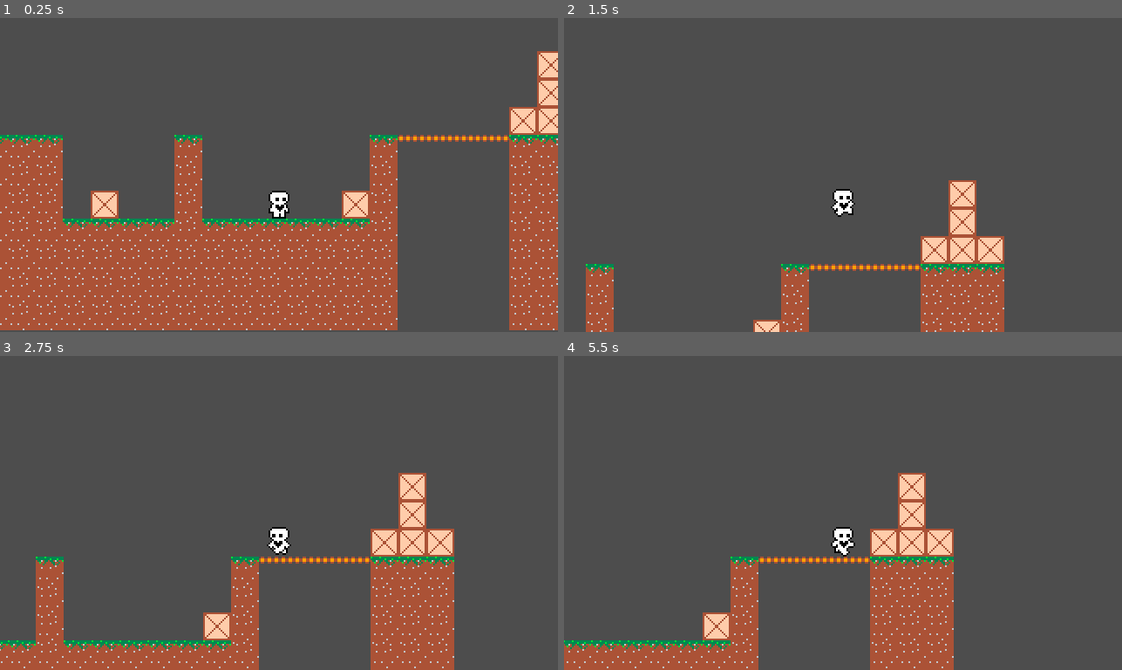
Above: before the commit, frames 1-4 (two rows, left to right).
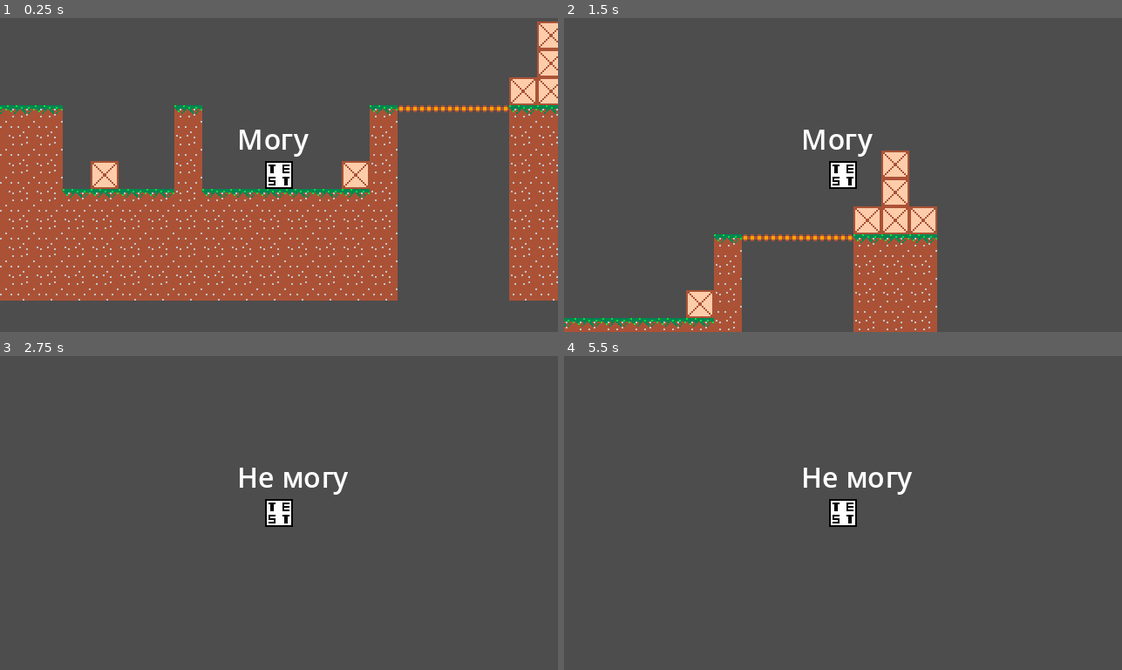
Above: after the commit, the same moments.

Repository: EVETuesday/FirstGameProject
Game: Godot game, scene res://TEST/TestScene.tscn
The game is run twice, just before and just after one commit, with the same random seed, the same clock (stepped at 60 frames per second) and the same inputs.
Inputs:
- Up to frame 1 (0.25 s): no input
- Up to frame 2 (1.5 s): tap Enter at 0.5 s; hold D (CharacterRight, bound only before the commit) from 0.53 s (still down); tap Space (CharacterJump, bound only before the commit) at 0.6, 0.77, 1.07, 1.35 s
- Up to frame 3 (2.75 s): tap Space (CharacterJump, bound only before the commit) at 1.52, 1.82, 2.1 s; release D (CharacterRight, bound only before the commit) at 2.03 s; hold A (CharacterLeft, bound only before the commit) from 2.03 s (still down)
- Up to frame 4 (5.5 s): release A (CharacterLeft, bound only before the commit) at 2.78 s; hold D (CharacterRight, bound only before the commit) 2.78-4.28 s; tap Space (CharacterJump, bound only before the commit) at 2.85, 3.02, 3.32, 3.6, 3.77, 4.07, 4.35, 4.52, 4.82, 5, 5.1 s; hold A (CharacterLeft, bound only before the commit) 4.28-5.03 s; hold D (CharacterRight, bound only before the commit) from 5.03 s (still down)

The runs differ from the first frame. In frame 1, 22% of the frame differs, in the area x 0-100%, y 1-100%; in frame 2, 17%; in frame 3, 17%; in frame 4, 14%.

Commit message:
Laptop transfer
-Почти ничего

Diff:
--- /dev/null
+++ b/ProjectFolder/Scenes/Player/Player.tscn
@@ -0,0 +1,45 @@
+[gd_scene load_steps=6 format=3 uid="uid://csoq6lx6n87lu"]
+
+[ext_resource type="Texture2D" uid="uid://dj8pne0lwm83a" path="res://TEST/TEST.png" id="1_5n7c7"]
+[ext_resource type="Script" path="res://Scripts/PlayerCharacterBody.gd" id="1_ws66q"]
+
+[sub_resource type="RectangleShape2D" id="RectangleShape2D_nxt6d"]
+size = Vector2(16, 16)
+
+[sub_resource type="AtlasTexture" id="AtlasTexture_0olvg"]
+atlas = ExtResource("1_5n7c7")
+region = Rect2(0, 0, 16, 16)
+
+[sub_resource type="SpriteFrames" id="SpriteFrames_w3qsr"]
+animations = [{
+"frames": [{
+"duration": 1.0,
+"texture": SubResource("AtlasTexture_0olvg")
+}],
+"loop": true,
+"name": &"default",
+"speed": 5.0
+}]
+
+[node name="Player" type="CharacterBody2D"]
+floor_snap_length = 3.0
+script = ExtResource("1_ws66q")
+
+[node name="CollisionShape2D" type="CollisionShape2D" parent="."]
+shape = SubResource("RectangleShape2D_nxt6d")
+
+[node name="AnimatedSprite2D" type="AnimatedSprite2D" parent="."]
+sprite_frames = SubResource("SpriteFrames_w3qsr")
+
+[node name="Camera2D" type="Camera2D" parent="."]
+
+[node name="CoyoteJumpTimer" type="Timer" parent="."]
+wait_time = 0.15
+one_shot = true
+
+[node name="Label" type="Label" parent="."]
+offset_left = -24.0
+offset_top = -32.0
+offset_right = 16.0
+offset_bottom = -9.0
+text = "ТЕСТ"
--- /dev/null
+++ b/ProjectFolder/Scripts/PlayerCharacterBody.gd
@@ -0,0 +1,68 @@
+extends CharacterBody2D
+
+var gravity = ProjectSettings.get_setting("physics/2d/default_gravity")
+
+@export var speed = 150.0
+@export var jump_velocity = -250.0
+@export var acceleration = 1200.0
+@export var coyote_jump_delay = 0.15
+@onready var coyote_jump_timer = $CoyoteJumpTimer
+@onready var label = $Label
+var is_able_to_double_jump = true
+
+#Ф-я при запуске
+func _ready():
+	coyote_jump_timer.wait_time = coyote_jump_delay
+
+
+#Ф-ии персонажа
+#Ф-я гравитации
+func apply_gravity(delta):
+		if not is_on_floor():
+			velocity.y += gravity * delta
+
+#Ф-я движения
+func process_movement(delta):
+	var input_axis = Input.get_axis("PlayerLeft", "PlayerRight")
+	if input_axis:
+		apply_acceleration(delta, input_axis)
+	else:
+		apply_friction(delta)
+
+#Ф-я ускорения
+func apply_acceleration(delta, direction):
+	velocity.x = move_toward(velocity.x, speed * direction, acceleration * delta)
+
+#Ф-я остановки
+func apply_friction(delta):
+	velocity.x = move_toward(velocity.x, 0, acceleration * delta)
+
+#Ф-я прыжка
+func handle_jump():
+	if Input.is_action_just_pressed("PlayerJump"):
+		if is_on_floor() or coyote_jump_timer.time_left > 0.0:
+			velocity.y = jump_velocity
+		if is_able_to_double_jump and not (is_on_floor() or coyote_jump_timer.time_left > 0.0):
+			velocity.y = jump_velocity
+			is_able_to_double_jump = false
+
+#Ф-я восстановления двойного прыжка
+func restore_double_jump():
+	if is_on_floor_only():
+		is_able_to_double_jump = true
+#Ф-я физики
+func _physics_process(delta):
+	apply_gravity(delta)
+	process_movement(delta)
+	restore_double_jump()
+	handle_jump()
+	var was_on_floor = is_on_floor()
+	move_and_slide()
+	var just_left_edge = was_on_floor and not is_on_floor() and velocity.y >= 0
+	if just_left_edge:
+		coyote_jump_timer.start()
+
+	if is_able_to_double_jump:
+		label.text = "Могу"
+	else:
+		label.text = "Не могу"
--- a/ProjectFolder/TEST/TestScene.tscn
+++ b/ProjectFolder/TEST/TestScene.tscn
@@ -1,14 +1,13 @@
 [gd_scene load_steps=3 format=3 uid="uid://uay5kwnydipn"]
 
-[ext_resource type="PackedScene" uid="uid://bt3grhu142t88" path="res://TEST/characterTest.tscn" id="1_2dgma"]
 [ext_resource type="PackedScene" uid="uid://bqaxapsw1wht3" path="res://TEST/TilemapTEST.tscn" id="2_4usxt"]
+[ext_resource type="PackedScene" uid="uid://csoq6lx6n87lu" path="res://Scenes/Player/Player.tscn" id="2_w0qdr"]
 
 [node name="World" type="Node2D"]
-
-[node name="CharacterBody2D" parent="." instance=ExtResource("1_2dgma")]
-position = Vector2(412, 12)
-floor_snap_length = 3.0
 
 [node name="TileMap" parent="." instance=ExtResource("2_4usxt")]
 layer_0/tile_data = PackedInt32Array(65535, 0, 1, 0, 0, 1, 131071, 65536, 1, 65536, 65536, 1, 1, 0, 1, 2, 65536, 1, -65 …(4863 unchanged characters)…
 layer_1/tile_data = PackedInt32Array(-196598, 131072, 0, -131062, 65536, 1, -196597, 0, 1, 65528, 131072, 0, -7, 131072 …(1252 unchanged characters)…
+
+[node name="Player" parent="." instance=ExtResource("2_w0qdr")]
+position = Vector2(412, 8)
--- a/ProjectFolder/project.godot
+++ b/ProjectFolder/project.godot
@@ -43,17 +43,17 @@
 , Object(InputEventJoypadMotion,"resource_local_to_scene":false,"resource_name":"","device":0,"axis":0,"axis_value":1.0,"script":null)
 ]
 }
-CharacterRight={
+PlayerRight={
 "deadzone": 0.5,
 "events": [Object(InputEventKey,"resource_local_to_scene":false,"resource_name":"","device":-1,"window_id":0,"alt_pressed":false,"shift_pressed":false,"ctrl_pressed":false,"meta_pressed":false,"pressed":false,"keycode":0,"physical_keycode":68,"key_label":0,"unicode":100,"echo":false,"script":null)
 ]
 }
-CharacterLeft={
+PlayerLeft={
 "deadzone": 0.5,
 "events": [Object(InputEventKey,"resource_local_to_scene":false,"resource_name":"","device":-1,"window_id":0,"alt_pressed":false,"shift_pressed":false,"ctrl_pressed":false,"meta_pressed":false,"pressed":false,"keycode":0,"physical_keycode":65,"key_label":0,"unicode":97,"echo":false,"script":null)
 ]
 }
-CharacterJump={
+PlayerJump={
 "deadzone": 0.5,
 "events": [Object(InputEventKey,"resource_local_to_scene":false,"resource_name":"","device":-1,"window_id":0,"alt_pressed":false,"shift_pressed":false,"ctrl_pressed":false,"meta_pressed":false,"pressed":false,"keycode":0,"physical_keycode":32,"key_label":0,"unicode":32,"echo":false,"script":null)
 ]
